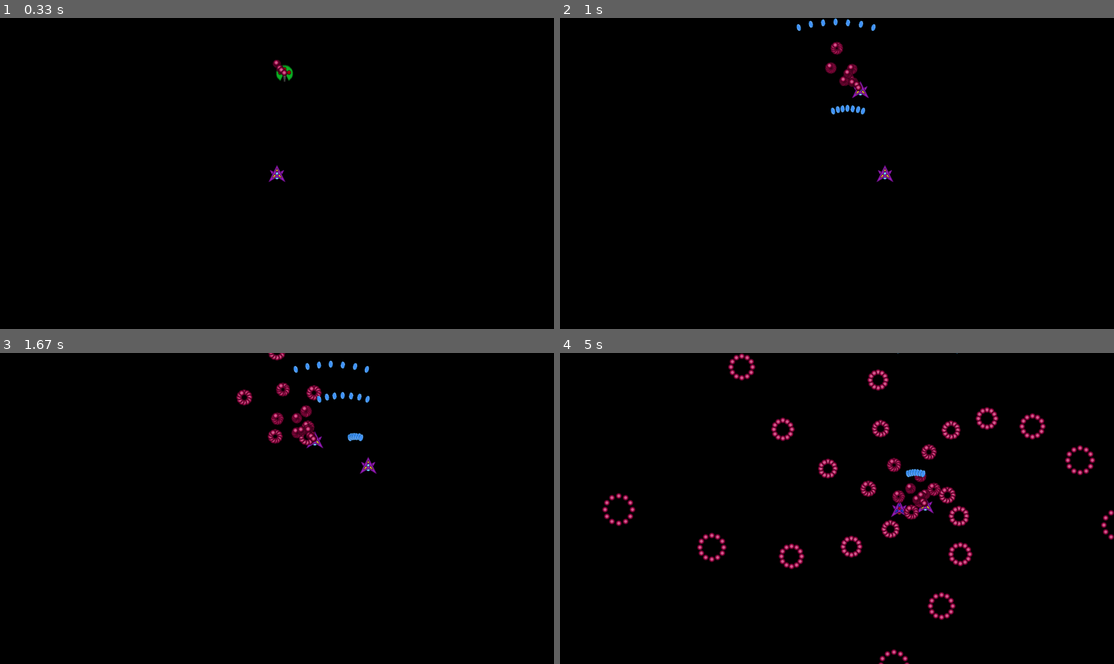
Above: before the commit, frames 1-4 (two rows, left to right).
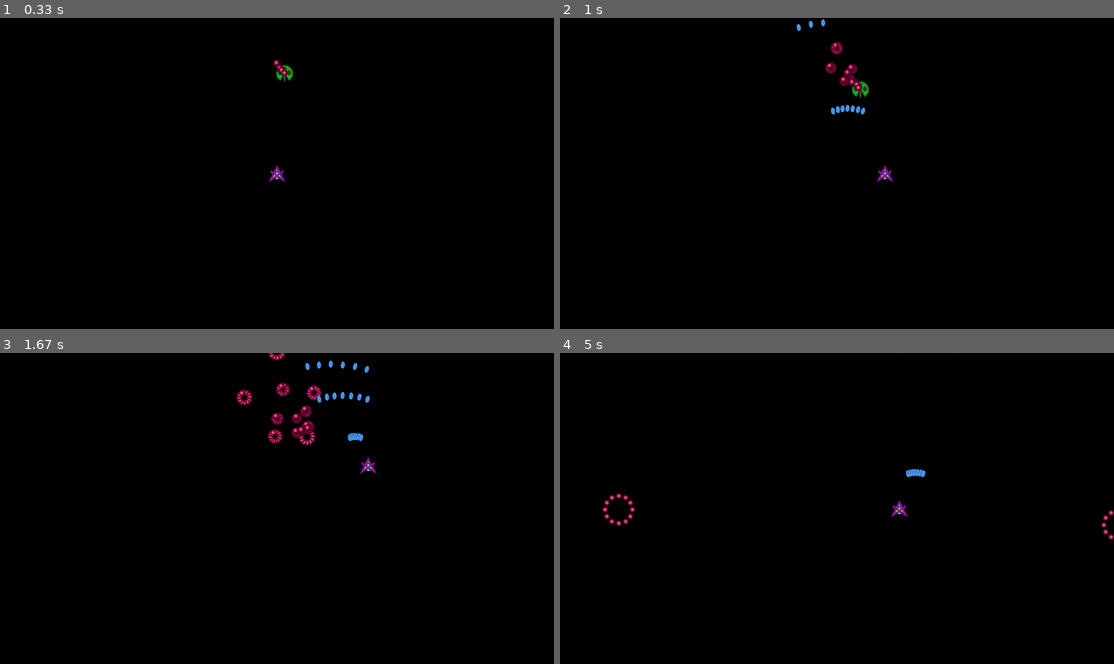
Above: after the commit, the same moments.

Repository: brendan-silva/Cosmic-bullet
Game: pygame game, started from test_level.py
Same seed, same stepped clock (60 frames per second), same inputs: the game is played once before the commit and once after it.
Inputs:
- Up to frame 1 (0.33 s): no input
- Up to frame 2 (1 s): tap Z at 0.33, 0.73 s; hold Right from 0.67 s (still down)
- Up to frame 3 (1.67 s): tap Z at 1.03, 1.23, 1.57 s; release Right at 1.13 s; hold Up 1.17-1.47 s; hold Right from 1.5 s (still down)
- Up to frame 4 (5 s): tap Z at 1.87, 2.07, 2.37, 2.63, 2.97, 3.27, 3.4, 3.8, 4.1, 4.47, 4.87 s; release Right at 1.97 s; hold Left 2-2.53 s; hold Down 2.57-2.87 s; hold Left 2.9-3.3 s; hold Up 3.33-3.7 s; hold Right 3.73-4.37 s; hold Down 4.4-4.77 s; hold Left from 4.8 s (still down)

Frame 1 is identical in both runs. In frame 2, 0.2% of the frame differs, in the area x 49-57%, y 0-26%; in frame 3, 0.1%; in frame 4, 3.7%, in the area x 24-97%, y 0-100%.

Commit message:
added functionality to delete objects in main scene

Diff:
--- a/engine.py
+++ b/engine.py
@@ -5,6 +5,7 @@
 import pygame
 import math
 Playermove = Vector2(0, 0)
+Playerlaseroff = True
 WIDTH = 1536
 HEIGHT = 864
 WHITE = (255, 255, 255)
@@ -107,13 +108,15 @@
         self.xhold = False
         self.hp = 3
         self.hitcooldown=0
+        self.dead=False
 
     def update(self, dt):
+        global Playerlaseroff
+        global Playermove
         if self.hitcooldown >= 0:
             self.hitcooldown -= dt
             if self.hitcooldown <= 0:
                 self.sprite.image = pygame.image.load("Cosmic-bullet\Sprites\Player.png")
-        global Playermove
         self.v = Vector2(0, 400)
         self.vy = 0
         self.vx = 0
@@ -151,17 +154,20 @@
                 )
             self.shotcooldown += 0.2
         if pressed_keys[K_z] and self.shotcooldown <= 0 and self.shottype == 1:
-            for i in range(0,30):
-                spawn(
-                    Player_laser(
-                    self.transform.pos + Vector2(0, 38+(32*i))-Playermove * dt,
-                    00,
-                    0,
-                    self.Laserimg,
-                    2
+            if Playerlaseroff:
+                for i in range(0,30):
+                    spawn(
+                        Player_laser(
+                        self.transform.pos + Vector2(0, 38+(32*i))-Playermove * dt,
+                        00,
+                        0,
+                        self.Laserimg,
+                        10
+                        )
                     )
-                )
-            self.shotcooldown += 0.1
+            Playerlaseroff=False
+        else:
+            Playerlaseroff=True
         if pressed_keys[K_x]:
             if not self.xhold:
                 self.shottype += 1
@@ -190,6 +196,7 @@
             self.Bullethit=self.sprite.rect.width*1.1
         else:
             self.Bullethit=self.sprite.rect.height*1.1
+        self.dead=False
 
     def update(self, dt):
         self.transform.pos += self.v * dt
@@ -197,6 +204,7 @@
     def update(self, dt):
         global Playermove
         self.transform.pos += self.v * dt + Playermove * dt
+
 
 class Bullet(GameObject):
     def __init__(
@@ -218,6 +226,7 @@
             self.Bullethit=self.sprite.rect.width*0.8
         else:
             self.Bullethit=self.sprite.rect.height*0.8
+        self.dead=False
 
     def update(self, dt):
         self.transform.pos += self.v * dt
@@ -309,6 +318,7 @@
         else:
             self.Bullethit=self.sprite.rect.height*1.0
         self.hitcooldown=0
+        self.dead=False
 
     def update(self, dt):
         if self.hitcooldown >= 0:
@@ -328,8 +338,9 @@
                     self.hitcooldown = 0.25
             else:
                 self.hp -= Bull.dmg
+                Bull.dead=True
             if self.hp<=0:
-                self.sprite.image=pygame.image.load("Cosmic-bullet\Sprites\Player.png")
+                self.dead=True
 
 
 
@@ -403,11 +414,16 @@
                                 game_object.checkifhit(game_object2)
                     if game_object.hp<=0:
                         game_loop = False
-        for game_object in loaded_scene.objects:
             if isinstance(game_object,enemy):
                 for game_object2 in loaded_scene.objects:
                     if isinstance(game_object2,Player_bullet):
                         game_object.checkifhit(game_object2)
+        i = 0
+        while i < len(loaded_scene.objects):
+            if loaded_scene.objects[i].dead or (Playerlaseroff and isinstance(loaded_scene.objects[i],Player_laser)):
+                del loaded_scene.objects[i]
+            else:
+                i += 1
         pygame.display.flip()
         screen.fill((0, 0, 0))
         delta_time = clock.tick(fps) / 1000
